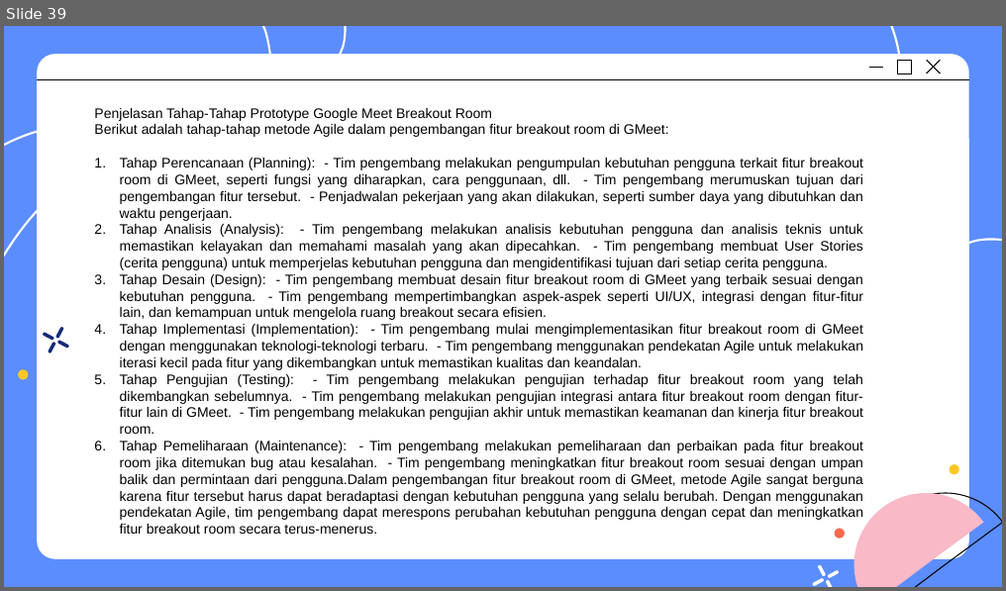
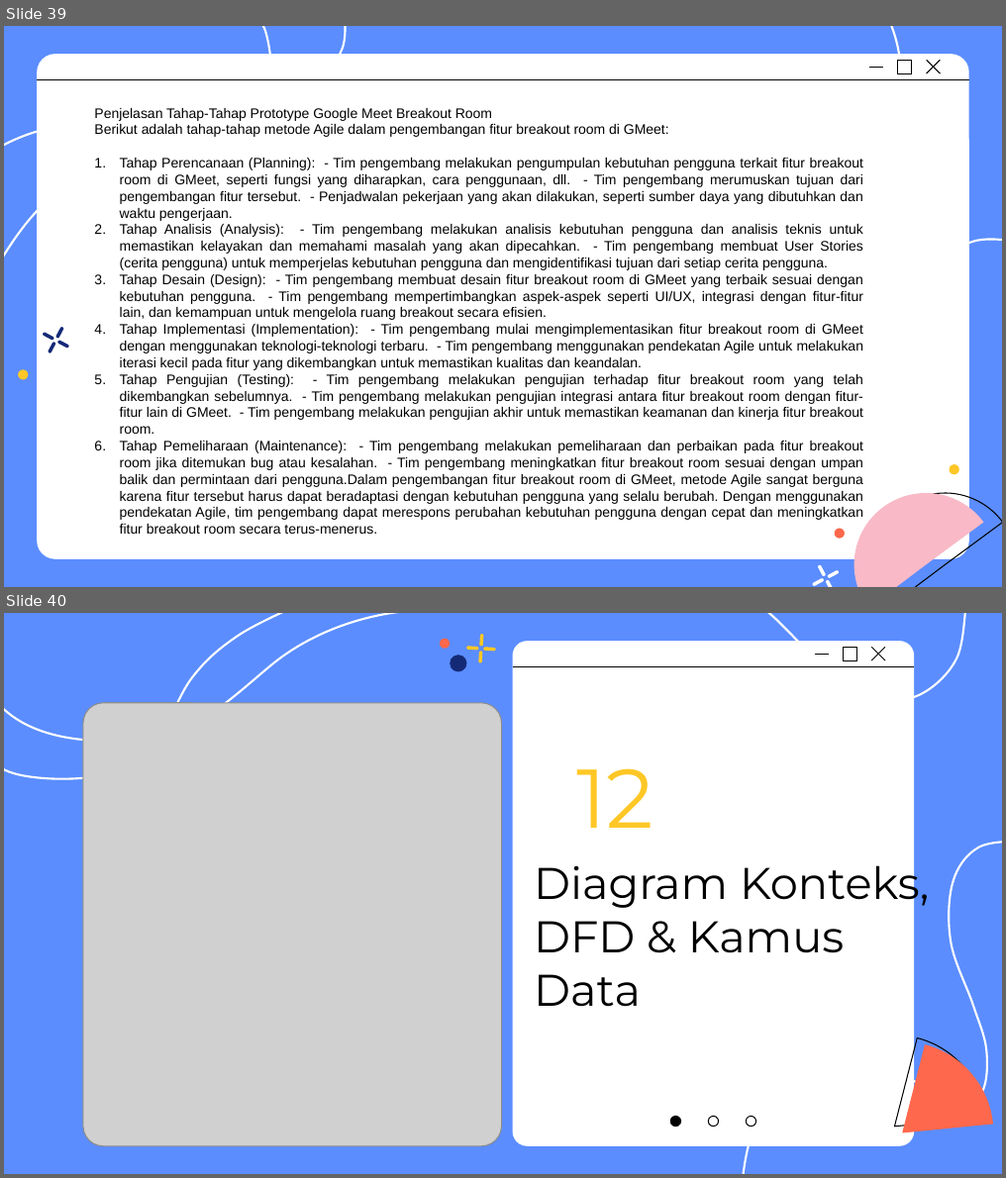
Before and after one commit to afikalg12/breakoutroom-GM-kel-8-RPL, a slide deck: Breakout Room GM KELOMPOK 8 RPL.pptx. Shown one above the other, each under a label of ours: slide 39 before the commit, slides 39 and 40 after it. The pictures are 1006x591 and 1006x1178 pixels, drawn with LibreOffice and Linux fonts; fonts in the diff are those of the drawing; grey boxes stand for pictures. Boxes give left, top, right and bottom in pixels: in the first picture for what was removed or moved away, otherwise in the second. Text is boxed around its words. In the diff, an @@ line names an element or a change of style, - is before the commit and + after.

```diff
--- a/Breakout Room GM KELOMPOK 8 RPL.pptx
+++ b/Breakout Room GM KELOMPOK 8 RPL.pptx
@@ slide 40 added at (4,613,1002,1174), background #5B8DFE @@
@@ freeform shape added at (4,613,431,741), outline #FFFFFF 1.5 pt @@
@@ freeform shape added at (4,613,298,779), outline #FFFFFF 1.5 pt @@
@@ ellipse added at (439,638,450,648), fill #FE684C @@
@@ rounded rectangle added at (513,641,914,1147), fill #FFFFFF @@
@@ freeform shape added at (677,613,966,701), outline #FFFFFF 1.5 pt @@
@@ ellipse added at (450,655,467,671), fill #152A77 @@
@@ group added at (466,635,494,663): 4 rounded rectangles @@
@@ line added from (513, 666) to (914, 666), #010000 0.75 pt @@
@@ group added at (814,647,885,661): 3 lines, 1 rectangle @@
@@ picture added at (83,703,501,1146) @@
@@ title added at (577,768,654,828), 60 pt, text #FEC726 @@
+12
@@ freeform shape added at (743,841,1002,1174), outline #FFFFFF 1.5 pt @@
@@ title added at (534,857,929,1007), 32 pt, text #000000 @@
+Diagram Konteks, DFD & Kamus Data
@@ pie slice (boxed as its full ellipse) added at (795,1027,994,1174), outline #010000 0.75 pt @@
@@ pie slice (boxed as its full ellipse) added at (803,1034,1002,1174), fill #FE684C @@
@@ ellipse added at (670,1116,680,1126), fill #010000, outline #010000 0.75 pt @@
@@ ellipse added at (709,1116,719,1126), outline #010000 0.75 pt @@
@@ ellipse added at (746,1116,755,1126), outline #010000 0.75 pt @@
```
Also in this commit, not shown: 1 slide changed, 4 other slides added.
